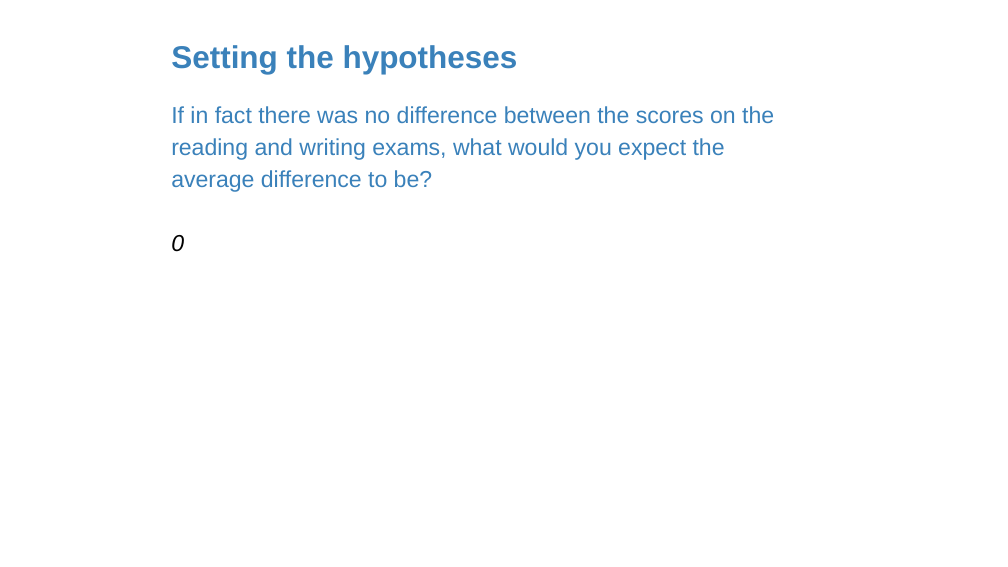
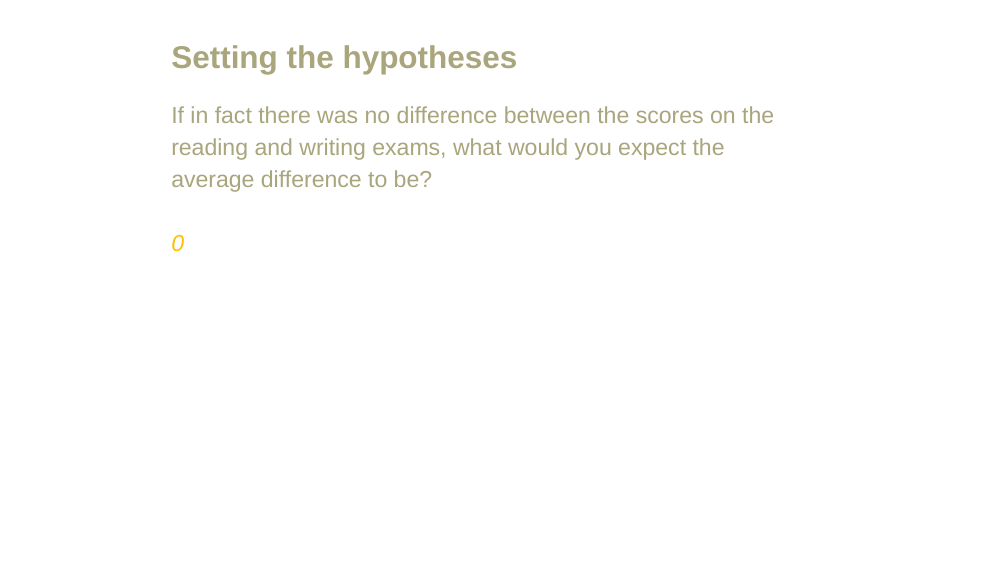
Before and after one commit to amosca01/MATH108-F23, a slide deck: slide 19 of slides/11-paired-data.pptx (slide 12 before the commit). Drawn at 1008x567 pixels with LibreOffice and Linux fonts; fonts in the diff are those of the drawing. Boxes give left, top, right and bottom in pixels: in the first picture for what was removed or moved away, otherwise in the second. Text is boxed around its words. In the diff, an @@ line names an element or a change of style, - is before the commit and + after.

```diff
--- a/slides/11-paired-data.pptx
+++ b/slides/11-paired-data.pptx
@@ text "Setting the hypotheses" at [171, 45, 518, 74]: text colour #3A81BA to #A9A57C @@
@@ text "If in fact there was ..." at [171, 106, 774, 252]: text colour #3A81BA to #A9A57C; text colour #000000 to #FFC000 in "0" @@
```
Also in this commit, not shown: 22 other slides changed, 14 slides added, 1 slide removed, 11 other files.
